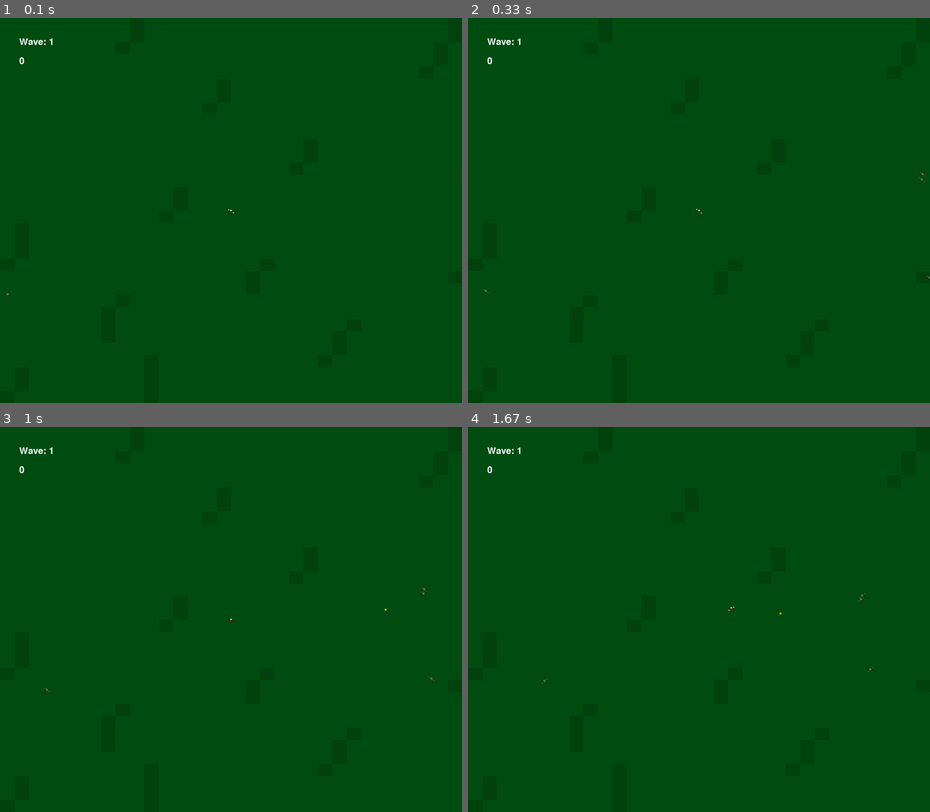
Above: before the commit, frames 1-4 (two rows, left to right).
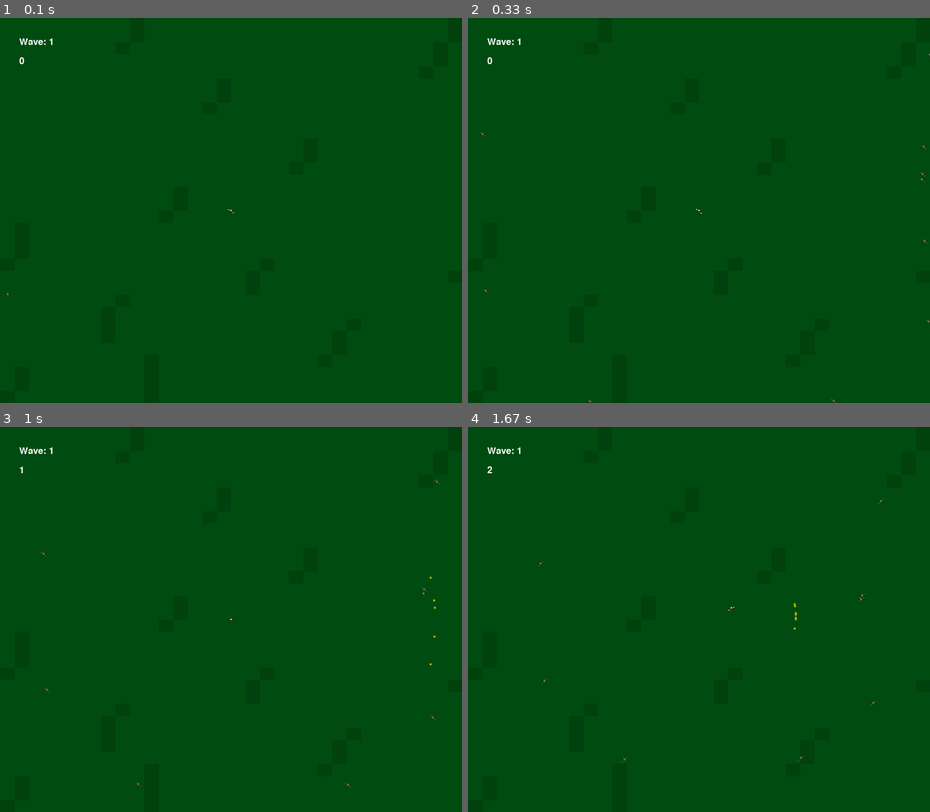
Above: after the commit, the same moments.

Repository: NotMrW/pygamesixtynine
Game: pygame game, started from main.py
The game is run twice, just before and just after one commit, with the same random seed, the same clock (stepped at 60 frames per second) and the same inputs.
Inputs (mouse positions are in pixels of both pictures, inside the frame that each line leads up to):
- Up to frame 1 (0.1 s): no input
- Up to frame 2 (0.33 s): no input
- Up to frame 3 (1 s): tap Space at 0.33 s; click (378, 607) at 0.72 s
- Up to frame 4 (1.67 s): hold D 1-1.47 s; hold Up from 1.5 s (still down); tap Space at 1.57 s

Frame 1 is identical in both runs. In frame 2, less than 0.1% of the frame differs, in the area x 2-100%, y 9-100%; in frame 3, less than 0.1%; in frame 4, less than 0.1%, in the area x 4-91%, y 10-88%.

Commit message:
Added a Konami Code to access

Diff:
--- a/bullet.py
+++ b/bullet.py
@@ -51,7 +51,6 @@
         dir = self.get_direction(game)
         theta= math.acos(dir[0])
 
-        print(spread,-spread)
         d_theta = random.uniform(-spread, spread)
 
         new_theta = theta + d_theta
--- a/main.py
+++ b/main.py
@@ -15,11 +15,20 @@
 
 
 
+
+
+
 #Define the Game as a CLASS
 class Game():
     frame_count = 0
     def __init__(self):
         """Initialize da Gaem"""
+
+
+
+        self.CODE = [pygame.K_UP, pygame.K_UP, pygame.K_DOWN, pygame.K_DOWN, pygame.K_LEFT, pygame.K_RIGHT, pygame.K_LEFT, pygame.K_RIGHT, pygame.K_b, pygame.K_a, pygame.K_k, pygame.K_o, pygame.K_n, pygame.K_a, pygame.K_m, pygame.K_i]
+        self.code = []
+        self.index = 0
 
 
 
@@ -62,6 +71,7 @@
         self.fire_rate = 0
 
 
+
         #Setup every enemy type
         self.enemies = pygame.sprite.Group()
         self.big_enemies = pygame.sprite.Group()
@@ -69,6 +79,7 @@
         self.blind_bulbs = pygame.sprite.Group()
         self.death_bulbs = pygame.sprite.Group()
         self.zipperskulls = pygame.sprite.Group()
+
 
 
         #Enemy-Specific Data Setup
@@ -82,6 +93,7 @@
         self.zipperskulls_killed = 0
 
 
+
         #Wave Setup
         self.wave_number = 1
         self.wave_surface = self.font.render(f"Wave: {self.wave_number}", True, (255, 255, 255))
@@ -92,6 +104,7 @@
         self.zipperlevel_threshold = 0
 
 
+
         #Setup Booleans
         self.running = True #I guess we can have a loop for the gaem...
 
@@ -102,8 +115,9 @@
         while self.running: #we use "running" value here for loop? Huh, neat
 
 
+
             #DEBUGGING
-            print(self.player.weapon, self.fire_rate, self.time1, self.player.firing)
+            #print(self.player.weapon, self.fire_rate, self.time1, self.player.firing)
 
 
 
@@ -124,10 +138,16 @@
                         self.player.moving_down = True
                     if event.key == pygame.K_SPACE:
                         self.player.firing = True
-                    if event.key == pygame.K_k:
-                        for enemy in self.enemies:
-                            enemy.kill()
-                            self.enemies_killed +=1
+                    if event.key == self.CODE[self.index] and self.player.weapon != "devlogger":
+                        self.code.append(event.key)
+                        self.index += 1
+                        if self.code == self.CODE:
+                            print("Have fun, ya psycho!")
+                            self.index = 0
+                            self.player.weapon = "devlogger"
+                    else:
+                        self.code = []
+                        self.index = 0
                     if event.key == pygame.K_e:
                         if self.player.weapon == "pistol":
                             self.player.weapon  = "automatica"
@@ -137,6 +157,8 @@
 
                         elif self.player.weapon == "shotgun": #semi-auto
                             self.player.weapon = "pistol"
+
+
 
                 #More Keayboard-Based events
                 if event.type == pygame.KEYUP:
@@ -215,8 +237,8 @@
                     if self.player.weapon == "devlogger":
                         enemy.hp -= 10
                     if self.player.weapon == "shotgun":
-                        for i in range(list(bullet_enemy_collisions.values())):
-                            enemy.hp -= 1
+                        enemy.hp -= 2
+
                     enemy.knockback(bullet)
                     if enemy.hp <= 0:
                         enemy.kill()
@@ -239,6 +261,8 @@
                         speedy_boi.hp -= 0.5
                     if self.player.weapon == "devlogger":
                         speedy_boi.hp -= 10
+                    if self.player.weapon == "shotgun":
+                        enemy.hp -= 2
                     speedyboi.knockback(bullet)
                     if speedyboi.hp <= 0:
                         speedyboi.kill()
@@ -261,6 +285,8 @@
                         bigenemy.hp -= 0.5
                     if self.player.weapon == "devlogger":
                         bigenemy.hp -= 10
+                    if self.player.weapon == "shotgun":
+                        enemy.hp -= 2
                     bigenemy.knockback(bullet)
                     if bigenemy.hp <= 0: #if the HP of a specific big boi is 0 or lower...
                         bigenemy.kill() #ded
@@ -276,6 +302,8 @@
                         blind_bulb.hp -= 0.5
                     if self.player.weapon == "devlogger":
                         blind_bulb.hp -= 10
+                    if self.player.weapon == "shotgun":
+                        enemy.hp -= 2
                     blind_bulb.knockback(bullet)
                     if blind_bulb.hp <= 0:
                         self.player.status = "blind"
@@ -291,6 +319,8 @@
                         death_bulb.hp -= 0.5
                     if self.player.weapon == "devlogger":
                         death_bulb.hp -= 10
+                    if self.player.weapon == "shotgun":
+                        enemy.hp -= 2
                     if death_bulb.hp <= 0:
                         self.player.status = "permablind"
                         death_bulb.kill()
@@ -304,6 +334,8 @@
                         zipperskull.hp -= 0.5
                     if self.player.weapon == "devlogger":
                         zipperskull.hp -= 10
+                    if self.player.weapon == "shotgun":
+                        enemy.hp -= 2
                     if zipperskull.hp <= 0:
                         zipperskull.kill()
                         self.score+=50
@@ -337,18 +369,16 @@
                                 bullet = Bullet(self)
                                 bullet.direction[0], bullet.direction[1] = bullet.get_shotgun(self, self.settings.bullet_SPREAD)
                                 self.bullets.add(bullet)
-                            print("[END GROUP]")
 
                             self.time1 += 250
 
                 if self.player.weapon == "devlogger":
                         self.fire_rate += 500
                         if self.fire_rate >= self.time1:
-                            for i in range(16):
+                            for i in range(36):
                                 bullet = Bullet(self)
-                                bullet.direction[0], bullet.direction[1] = bullet.get_shotgun(self, self.settings.bullet_SPREAD*2)
+                                bullet.direction[0], bullet.direction[1] = bullet.get_shotgun(self, self.settings.bullet_SPREAD*3)
                                 self.bullets.add(bullet)
-                            self.bullets.add(bullet)
                             self.time1 += 250
 
 
@@ -397,11 +427,11 @@
 
 
             #Wave Threshold Handlers
-            if self.enemies_spawned > 0.3*self.level_threshold:
+            """            if self.enemies_spawned > 0.3*self.level_threshold:
                 self.settings.spawnrate = 1
 
             if (self.enemies_spawned - self.enemies_killed) < 0.3*self.level_threshold:
-                self.settings.spawnrate = 0.8
+                self.settings.spawnrate = 0.8"""
 
 
 
@@ -418,7 +448,7 @@
                 self.speedy_bois.add(speedy_boi)
                 self.speedy_bois_spawned +=1
 
-            if random.random() < 0.00001 and self.bulbs_spawned < 1:
+            if random.random() < 0.0001 and self.bulbs_spawned < 1:
                 if random.random() < 0.0000001:
                     self.death_bulbs.add(death_bulb)
                     self.bulbs_spawned += 1
--- a/plans.txt
+++ b/plans.txt
@@ -24,3 +24,6 @@
     1 HP
 
     As fast as the Player (or as fast as Big Enemy if it's too difficult)
+
+
+Make a whole DEVELOPER LOADOUT for when the code is used
--- a/player.py
+++ b/player.py
@@ -29,7 +29,7 @@
 
         #Variables regarding certain status of the player
         self.status = "none"
-        self.weapon = "pistol" #List: pistol, automatica, devlogger
+        self.weapon = "shotgun" #List: pistol, automatica, devlogger
         self.firing = False
 
 
--- a/settings.py
+++ b/settings.py
@@ -12,17 +12,20 @@
 
 
         #Speed stat sorting
+        self.speed_mod = 1
+
+
         self.player_SPEED = 3 #Damn, speed equaled 3
-        self.enemy_SPEED = self.player_SPEED * (2/3)
-        self.big_boi_SPEED = self.player_SPEED/2 #original speed: HALF of player's speed
-        self.speedy_boi_SPEED = self.player_SPEED * 2.75 #original: TRIPLE the player's speed
-        self.blindBulb_SPEED = self.player_SPEED / 3 #started as a third of player's speed
-        self.zipper_SPEED = self.player_SPEED/4 #initially a QUARTER of the player's speed
+        self.enemy_SPEED = 2 * self.speed_mod
+        self.big_boi_SPEED = 1.5 * self.speed_mod #original speed: HALF of player's speed
+        self.speedy_boi_SPEED = 8.25 * self.speed_mod #original: 2.75x player speed
+        self.blindBulb_SPEED = 1 * self.speed_mod #started as a third of player's speed
+        self.zipper_SPEED = 0.75 * self.speed_mod #initially a QUARTER of the player's speed
 
 
 
         #Just some more sorting to find stats easier, did you expect more?
-        self.bullet_SPEED = 25 #SPEED
+        self.bullet_SPEED = 33 #SPEED
         self.bullet_SPREAD = 0.3
         self.KNOCKBACK_AMOUNT = 20
 
@@ -30,7 +33,8 @@
 
         #even more sorting, is this getting old yet?
         self.ENEMY_FLASH_RATE = .01 #flashy flashy
-        self.spawnrate = 0.8
+        self.spawnrate = 0.001
+
 
 
 
